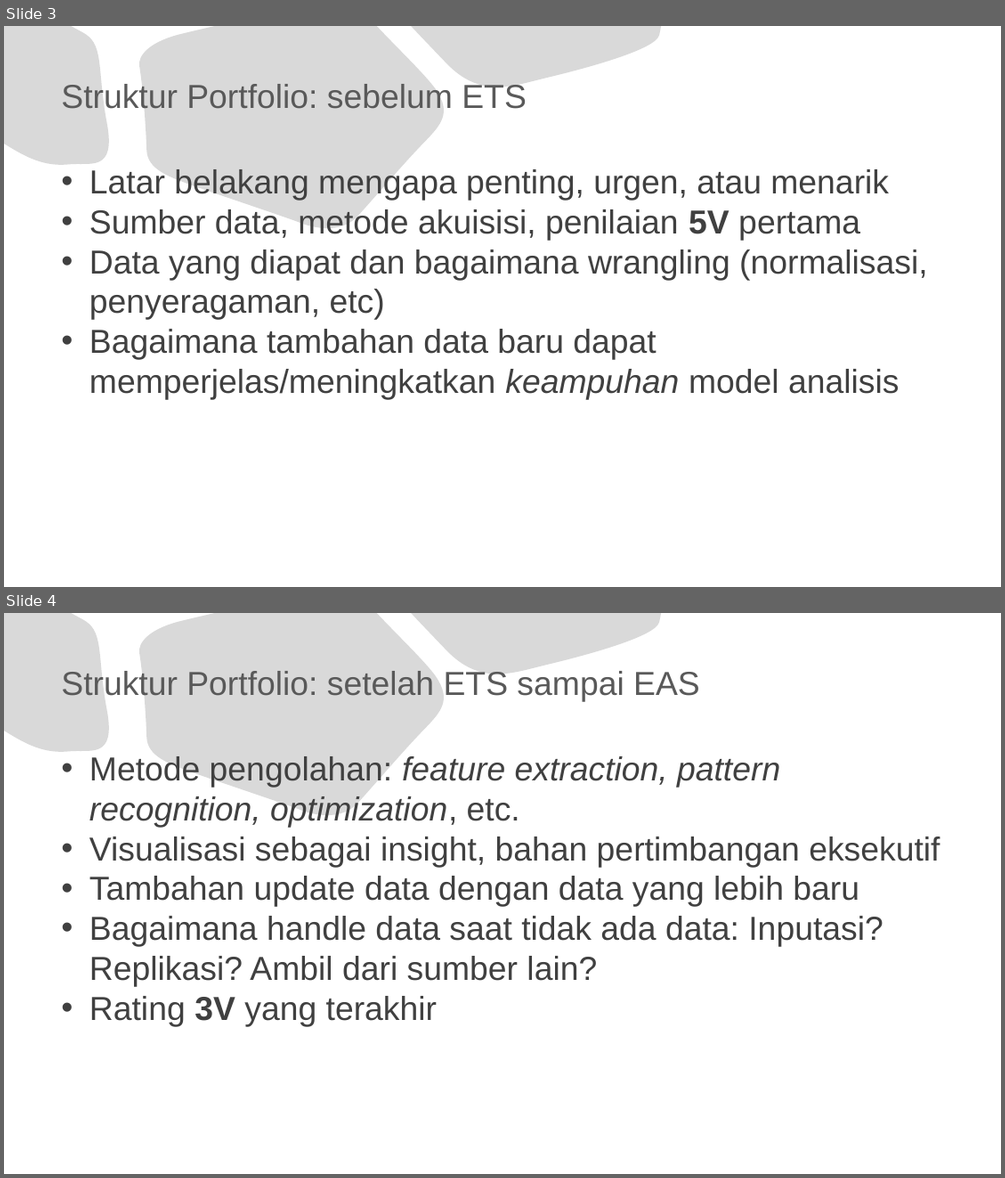
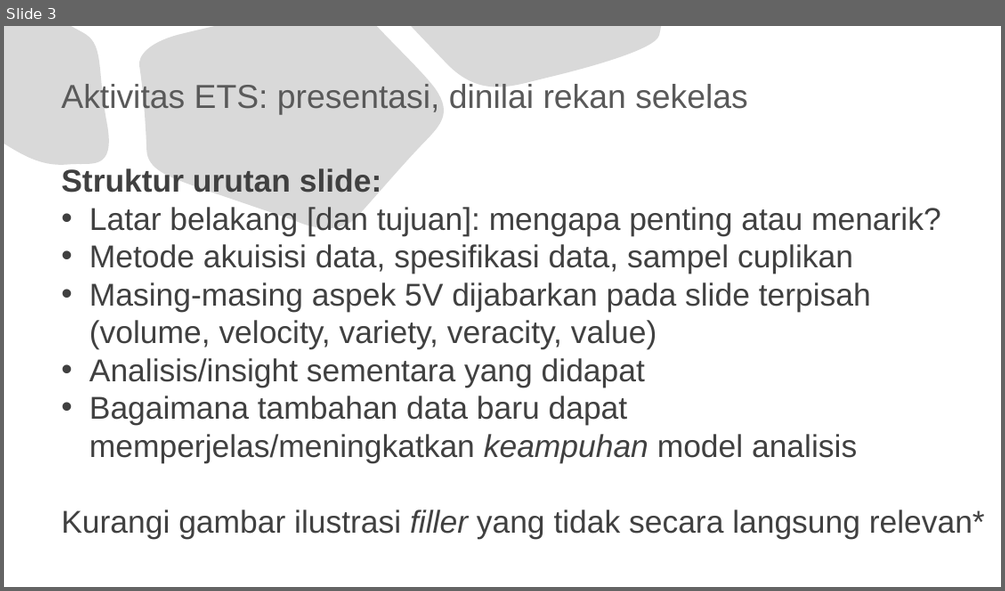
Before and after one commit to jendralhxr/bigdata, a slide deck: rubrikETS.pptx. Shown one above the other, each under a label of ours: slides 3 and 4 before the commit, slide 3 after it. The pictures are 1005x1178 and 1005x591 pixels, drawn with LibreOffice and Linux fonts; fonts in the diff are those of the drawing. Boxes give left, top, right and bottom in pixels: in the first picture for what was removed or moved away, otherwise in the second. Text is boxed around its words. In the diff, an @@ line names an element or a change of style, - is before the commit and + after.

```diff
--- a/rubrikETS.pptx
+++ b/rubrikETS.pptx
@@ slide 4 removed at [4,613,1001,1174], background #FFFFFF; not listed: 3 template elements that a slide beside it also shows @@
@@ title removed at [61,671,700,702] @@
-Struktur Portfolio: setelah ETS sampai EAS
@@ text removed at [89,755,939,1027] @@
-• Metode pengolahan: feature extraction, pattern recognition, optimization, etc.
-• Visualisasi sebagai insight, bahan pertimbangan eksekutif
-• Tambahan update data dengan data yang lebih baru
-• Bagaimana handle data saat tidak ada data: Inputasi? Replikasi? Ambil dari sumber lain?
-• Rating 3V yang terakhir
@@ slide 3 changed as well @@
@@ title at [61,83,748,115]: text changed @@
-Struktur Portfolio: sebelum ETS
+Aktivitas ETS: presentasi, dinilai rekan sekelas
@@ text at [61,168,941,387]: text changed; size 32 to 30.4 pt @@
-• Latar belakang mengapa penting, urgen, atau menarik
-• Sumber data, metode akuisisi, penilaian 5V pertama
-• Data yang diapat dan bagaimana wrangling (normalisasi, penyeragaman, etc)
+Struktur urutan slide:
+• Latar belakang [dan tujuan]: mengapa penting atau menarik?
+• Metode akuisisi data, spesifikasi data, sampel cuplikan
+• Masing-masing aspek 5V dijabarkan pada slide terpisah (volume, velocity, variety, veracity, value)
+• Analisis/insight sementara yang didapat
@@ text at [89,395,857,463]: size 32 to 30.4 pt in "Bagaimana tambahan data baru dapat memperjelas/meningkatkan  ..." @@
@@ text at [61,509,985,539]: paragraph added @@
+Kurangi gambar ilustrasi filler yang tidak secara langsung relevan*
```
Also in this commit, not shown: 2 other slides changed, 5 slides added, 1 other slide removed.
